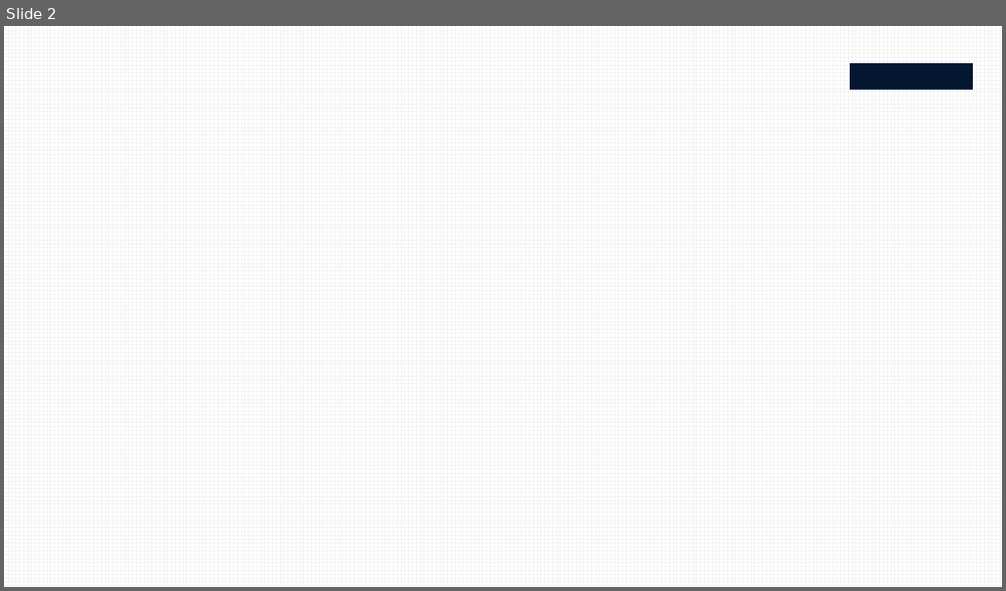
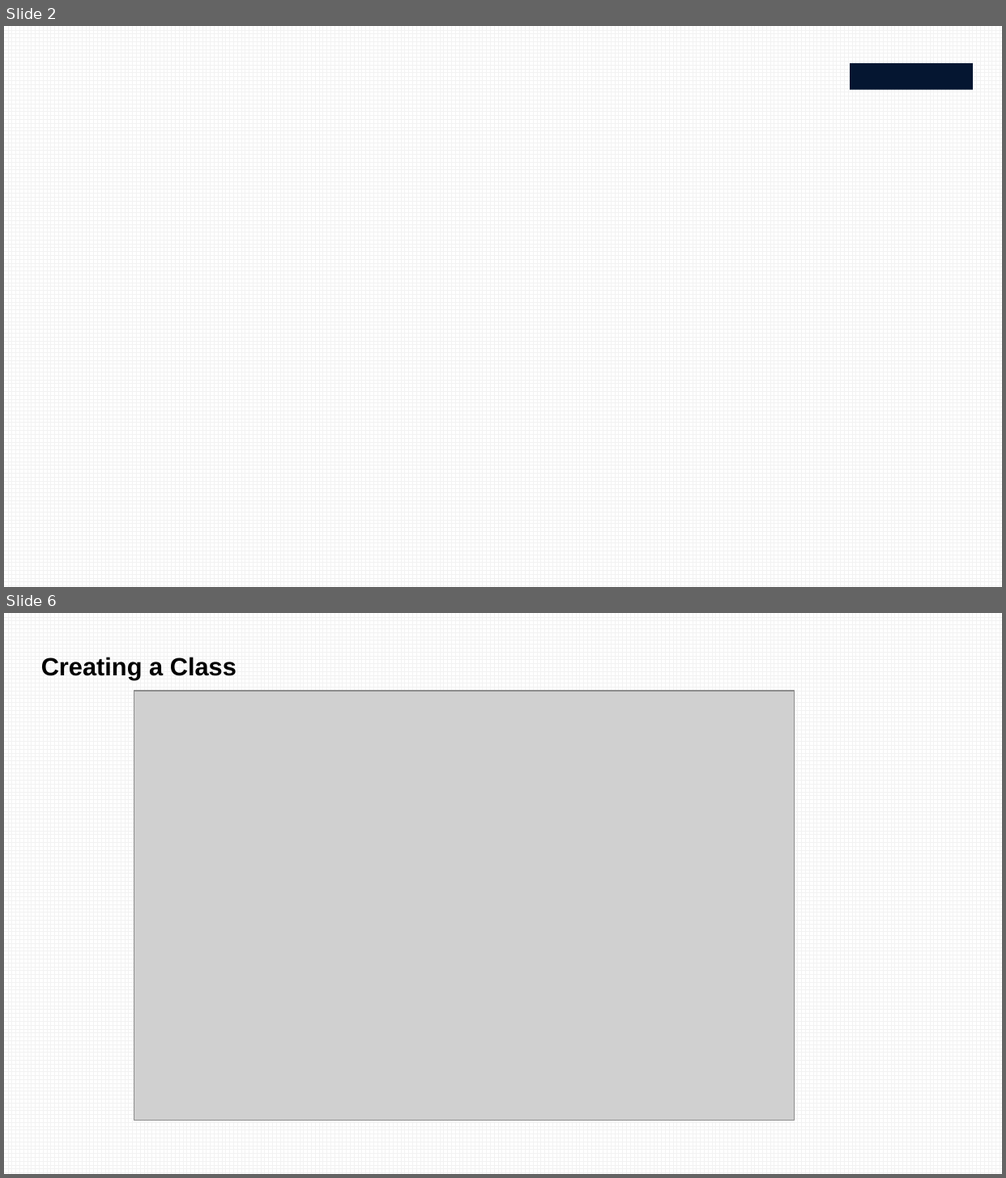
Before and after one commit to chamsi-am/python-course, a slide deck: course/course8.pptx. Shown one above the other, each under a label of ours: slide 2 before the commit, slides 2 and 6 after it; the slides between them are not shown. The pictures are 1006x591 and 1006x1178 pixels, drawn with LibreOffice and Linux fonts; fonts in the diff are those of the drawing; grey boxes stand for pictures; background and template pictures are left out. Boxes give left, top, right and bottom in pixels: in the first picture for what was removed or moved away, otherwise in the second. Text is boxed around its words. In the diff, an @@ line names an element or a change of style, - is before the commit and + after.

```diff
--- a/course/course8.pptx
+++ b/course/course8.pptx
@@ slide 6 added at (4, 613, 1002, 1174), background pattern #F2F2F2 on #FFFFFF @@
@@ text added at (41, 657, 236, 680), 18 pt, text #000000, bold @@
+Creating a Class
@@ picture added at (134, 691, 795, 1121) @@
```
Also in this commit, not shown: 1 slide changed, 5 other slides added, 8 slides removed.
